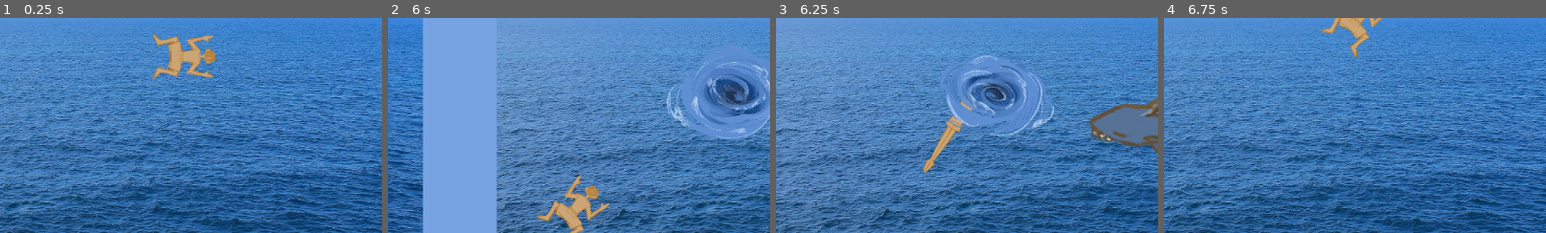
Above: before the commit, frames 1-4 (left to right).
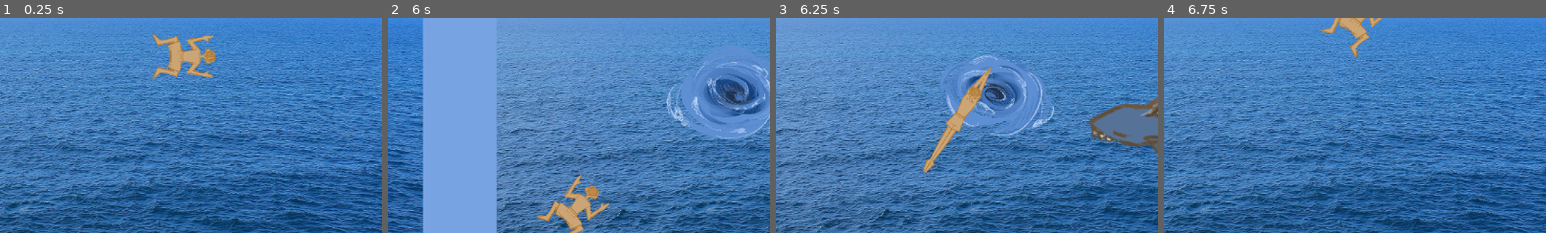
Above: after the commit, the same moments.

Repository: sophieTheProgrammer/microjam-island-61
Game: Godot game, scene res://scenes/game.tscn
The game is run twice, just before and just after one commit, with the same random seed, the same clock (stepped at 60 frames per second) and the same inputs.
Inputs (mouse positions are % of the whole screen's width and height, from its top left):
- Up to frame 1 (0.25 s): no input
- Up to frame 2 (6 s): tap Enter (ui_accept) at 0.5, 0.77, 1.52, 3.02, 3.77, 4.52 s; move the mouse to (72, 45) at 0.52 s; hold Up (up) 0.53-1.28 s; click (72, 45) at 0.6 s; move the mouse to (30, 55) at 1.27 s; hold Down (down) 1.28-2.03 s; click (30, 55) at 1.35 s; move the mouse to (60, 28) at 2.02 s; hold Up (up) 2.03-3.53 s; click (60, 28) at 2.1 s; move the mouse to (45, 70) at 2.77 s; click (45, 70) at 2.85 s; move the mouse to (80, 65) at 3.52 s; hold Down (down) 3.53-5.78 s; click (80, 65) at 3.6 s; move the mouse to (20, 35) at 4.27 s; click (20, 35) at 4.35 s; move the mouse to (55, 50) at 5.02 s; click (55, 50) at 5.1 s; move the mouse to (35, 25) at 5.77 s; hold Up (up) from 5.78 s (still down); click (35, 25) at 5.85 s
- Up to frame 3 (6.25 s): keep holding Up (up); tap Enter (ui_accept) at 6.02 s
- Up to frame 4 (6.75 s): keep holding Up (up); tap Space (restart game) at 6.5 s; move the mouse to (72, 45) at 6.52 s; click (72, 45) at 6.6 s
The pictures show only the part of the screen within x 0-50%, y 41-91%; the shares and areas given below are measured in that part.

Frames 1-2 are identical in both runs. In frame 3, 0.8% of the frame differs, in the area x 45-57%, y 23-52%; in frame 4, nothing differs.

Commit message:
worldcontainer

Diff:
--- a/scenes/game.tscn
+++ b/scenes/game.tscn
@@ -9,13 +9,15 @@
 
 [node name="ui" parent="." unique_id=1764728883 instance=ExtResource("1_uwrxv")]
 
-[node name="spawner" type="Node2D" parent="." unique_id=1173440994]
+[node name="world_container" type="Node" parent="." unique_id=603165261]
+
+[node name="spawner" type="Node2D" parent="world_container" unique_id=1173440994]
 script = ExtResource("2_yqjtg")
 
-[node name="Camera2D" type="Camera2D" parent="." unique_id=244447270]
+[node name="Camera2D" type="Camera2D" parent="world_container" unique_id=244447270]
 limit_top = 0
 limit_bottom = 0
 position_smoothing_enabled = true
 script = ExtResource("2_lbhrr")
 
-[node name="player" parent="." unique_id=1710529082 instance=ExtResource("3_lnu2h")]
+[node name="player" parent="world_container" unique_id=1710529082 instance=ExtResource("3_lnu2h")]
